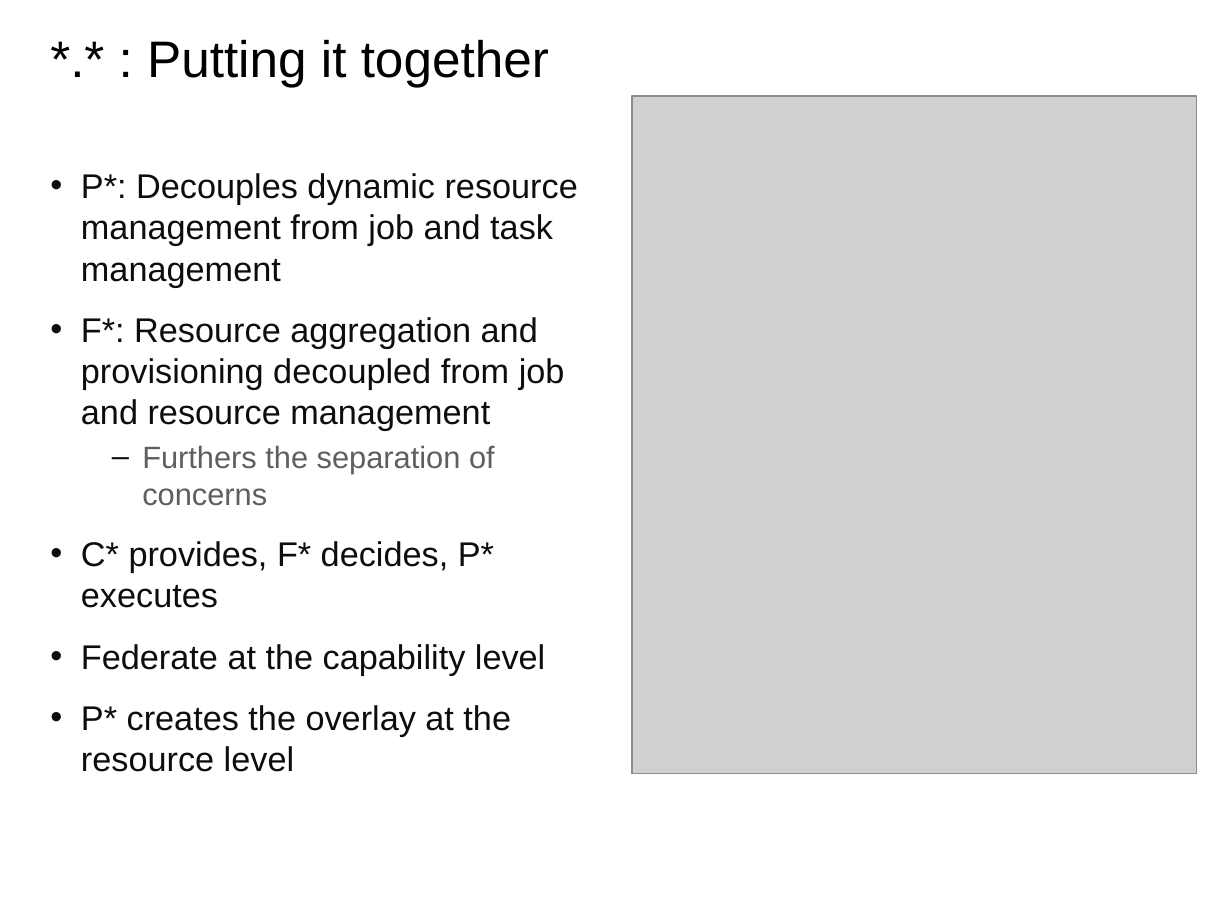
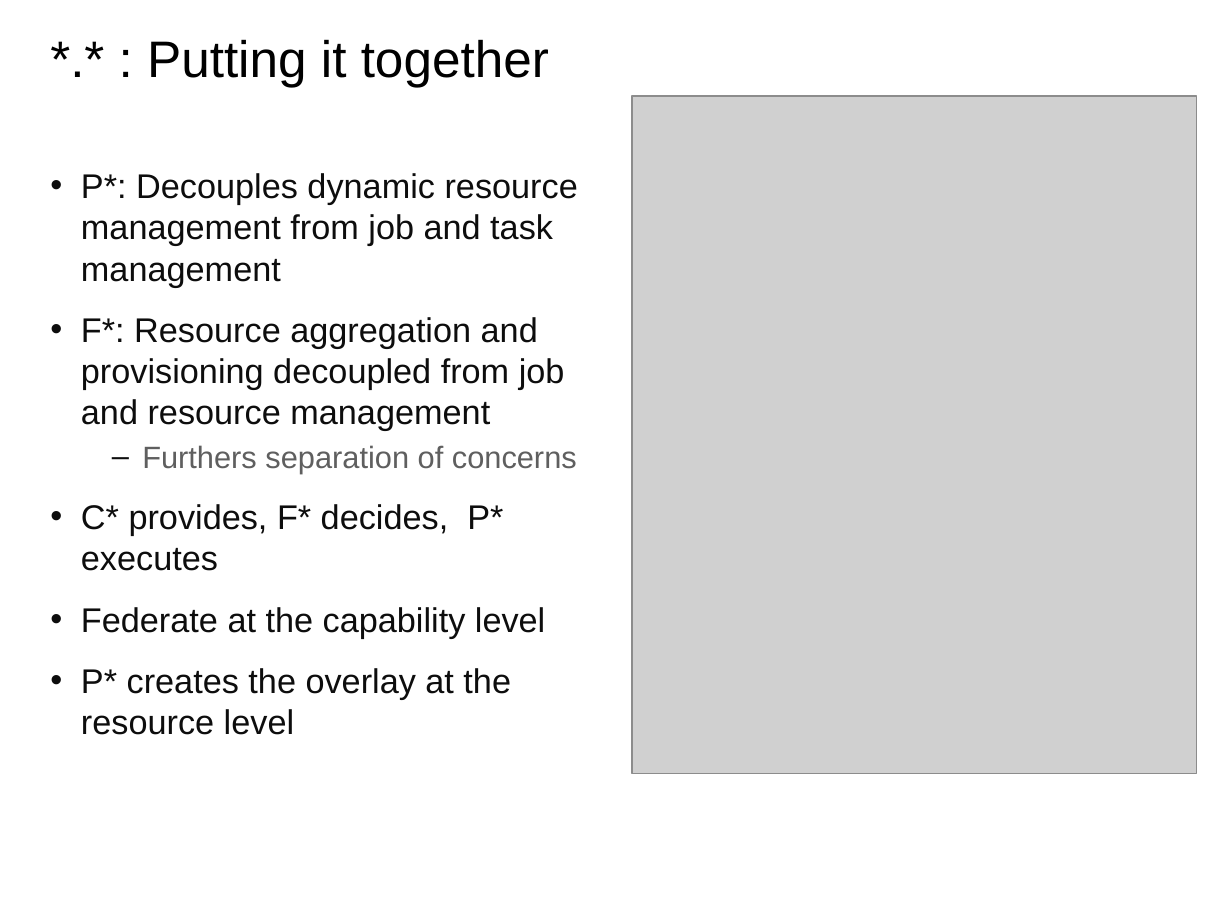
Before and after one commit to saga-project/NGMW, a slide deck: slide 17 of presentations/radical-modsim.pptx. Drawn at 1232x924 pixels with LibreOffice and Linux fonts; fonts in the diff are those of the drawing; grey boxes stand for pictures; background and template pictures are left out. Boxes give left, top, right and bottom in pixels: in the first picture for what was removed or moved away, otherwise in the second. Text is boxed around its words. In the diff, an @@ line names an element or a change of style, - is before the commit and + after.

```diff
--- a/presentations/radical-modsim.pptx
+++ b/presentations/radical-modsim.pptx
@@ text at <box>142,445,577,474</box>: text changed @@
-  – Furthers the separation of concerns
+  – Furthers separation of concerns
```
Also in this commit, not shown: 5 other slides changed.
